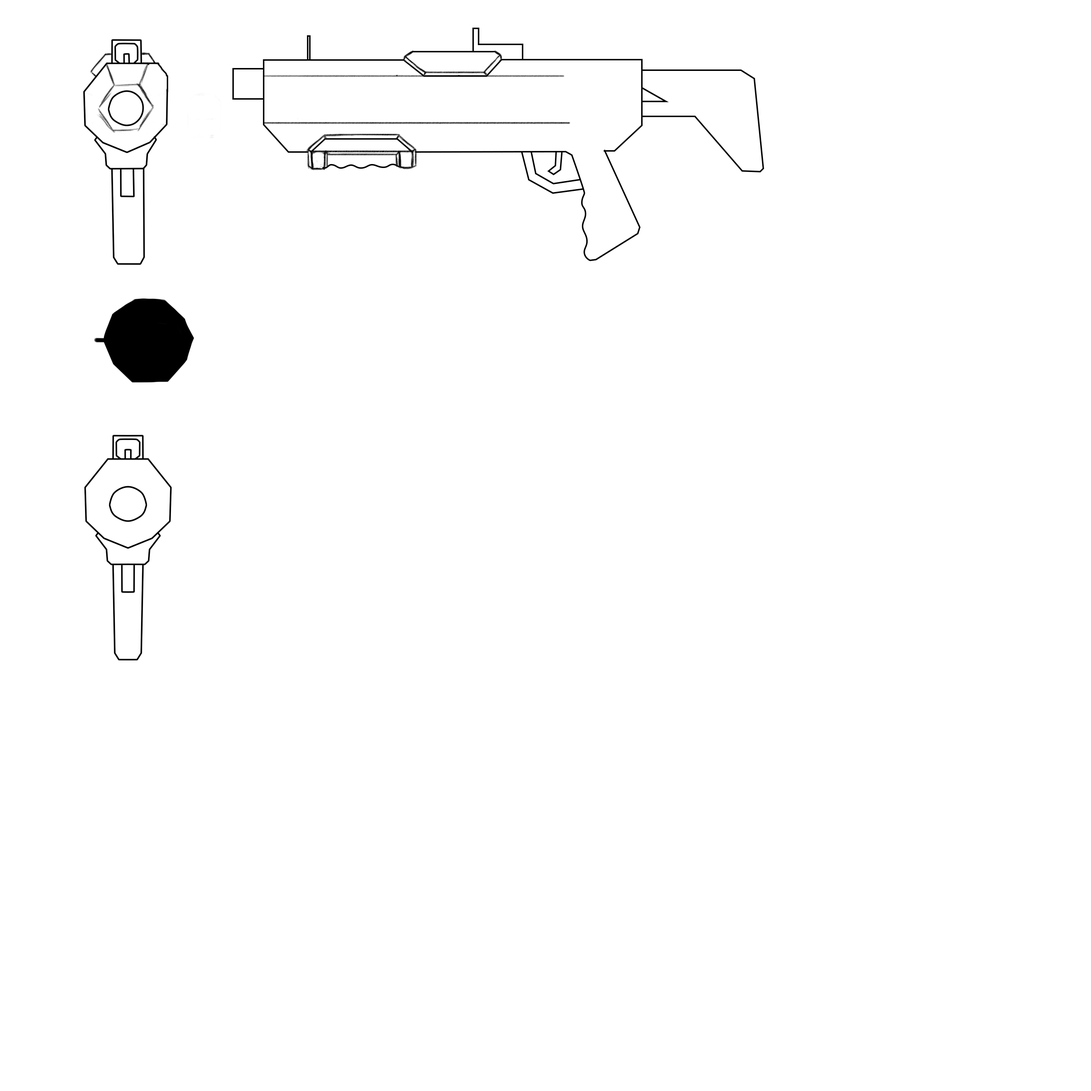
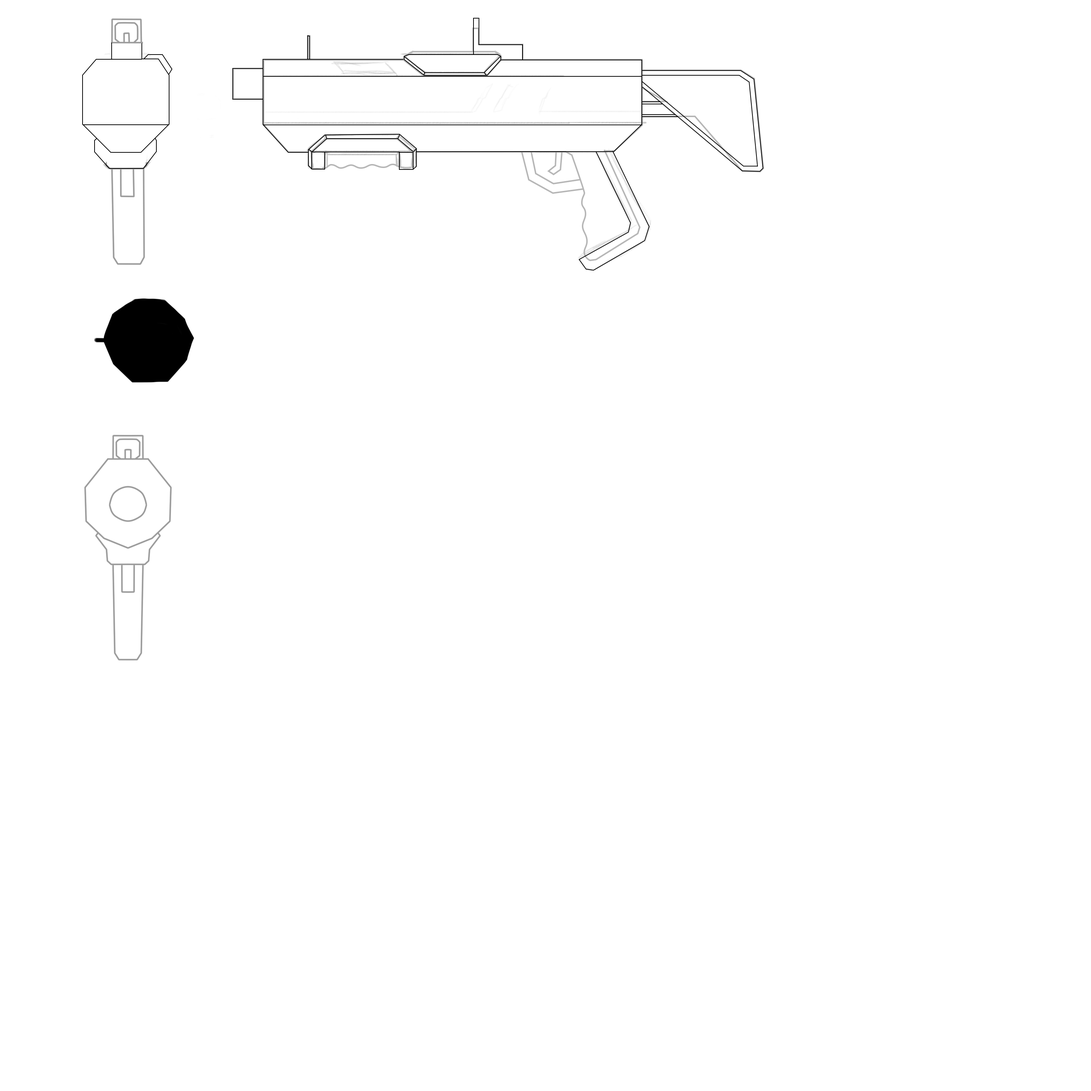
Two versions of the same layered image (1091x1091). Layer-by-layer changes:
added layer "Shape 31" above "Layer2" over [left=579, top=151, right=650, bottom=270]
added group "Group 1" with 33 layers above "Side" over [left=82, top=17, right=764, bottom=186]
added layer "Shape 27" in group "Group 1" over [left=642, top=74, right=759, bottom=167]
added layer "Shape 22" in group "Group 1" over [left=641, top=70, right=764, bottom=172]
added layer "Shape 21" in group "Group 1" over [left=500, top=59, right=642, bottom=125]
added layer "Shape 20" in group "Group 1" over [left=473, top=17, right=524, bottom=61]
added layer "Shape 18" in group "Group 1" over [left=424, top=72, right=488, bottom=76]
added layer "Shape 17" in group "Group 1" over [left=404, top=56, right=426, bottom=76]
added layer "Shape 16" in group "Group 1" over [left=403, top=54, right=502, bottom=76]
added layer "Shape 15" in group "Group 1" over [left=263, top=124, right=643, bottom=153]
added layer "Shape 11" in group "Group 1" over [left=308, top=138, right=328, bottom=153]
added layer "Shape 10" in group "Group 1" over [left=325, top=134, right=399, bottom=139]
added layer "Shape 9" in group "Group 1" over [left=397, top=134, right=413, bottom=152]
added layer "Shape 7" in group "Group 1" over [left=308, top=134, right=417, bottom=170]
added layer "Shape 6" in group "Group 1" over [left=263, top=124, right=289, bottom=153]
added layer "Shape 5" in group "Group 1" over [left=143, top=54, right=173, bottom=75]
added layer "Shape 3" in group "Group 1" over [left=94, top=137, right=157, bottom=169]
added layer "Shape 1" in group "Group 1" over [left=82, top=59, right=169, bottom=153]
added layer "Layer 2" in group "Group 1" over [left=82, top=50, right=201, bottom=186]
added layer "Layer 1" in group "Side" over [left=82, top=26, right=742, bottom=273]
painted on "Front" (3rd of 3, in "Front") over [left=110, top=18, right=144, bottom=65]
…and 2 more changes (2 added)
